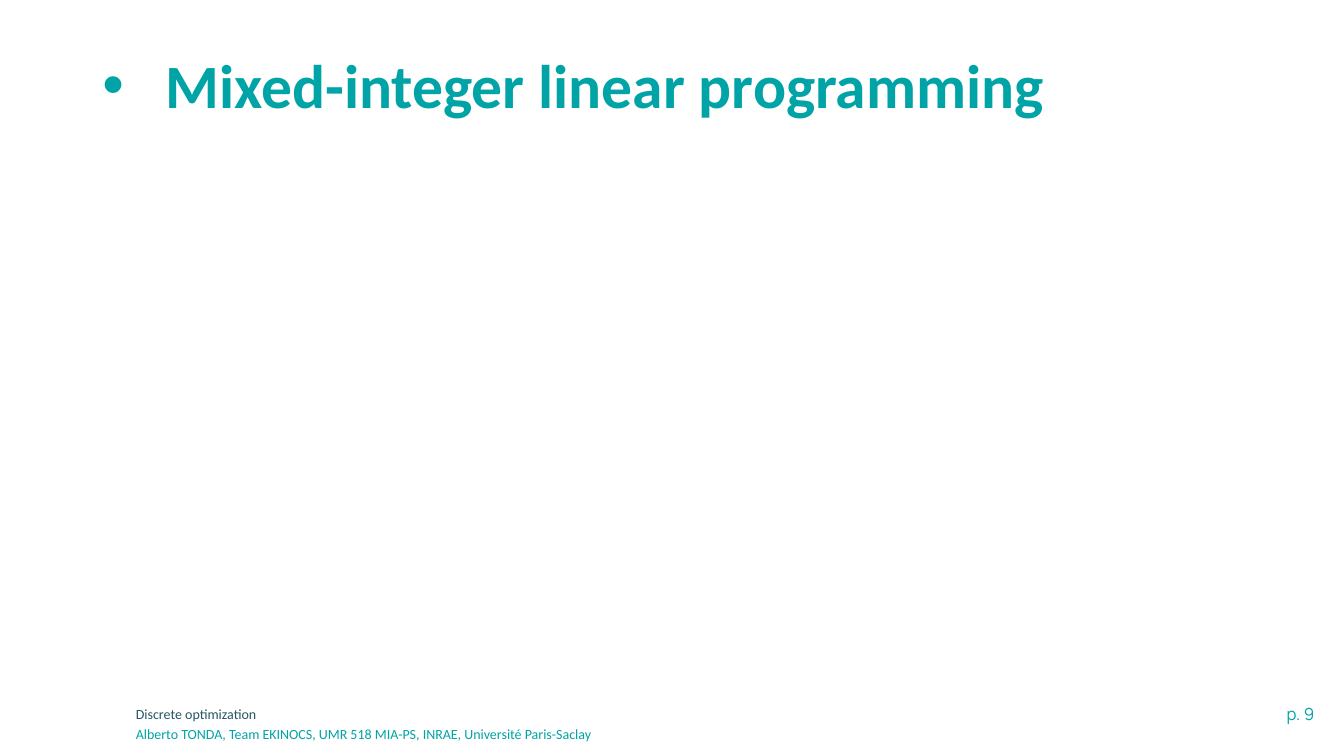
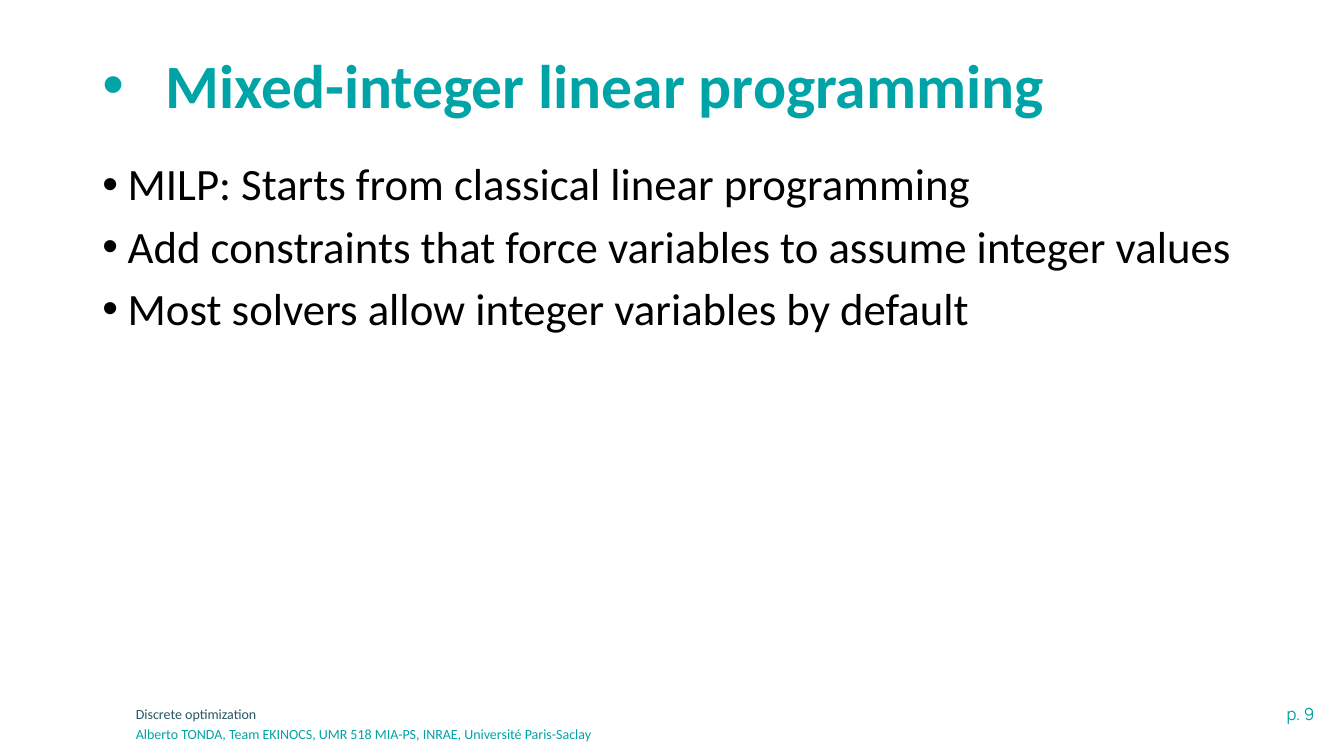
Before and after one commit to albertotonda/teaching, a slide deck: slide 9 of optimization-methods-for-artificial-intelligence/optimization-discrete.pptx. Drawn at 1344x756 pixels with LibreOffice and Linux fonts; fonts in the diff are those of the drawing; background and template pictures are left out. Boxes give left, top, right and bottom in pixels: in the first picture for what was removed or moved away, otherwise in the second. Text is boxed around its words. In the diff, an @@ line names an element or a change of style, - is before the commit and + after.

```diff
--- a/optimization-methods-for-artificial-intelligence/optimization-discrete.pptx
+++ b/optimization-methods-for-artificial-intelligence/optimization-discrete.pptx
@@ text added at bbox=[128, 169, 1231, 333], 32 pt, text #000000 @@
+• MILP: Starts from classical linear programming
+• Add constraints that force variables to assume integer values
+• Most solvers allow integer variables by default
```
Also in this commit, not shown: 3 other slides changed, 1 other file.
